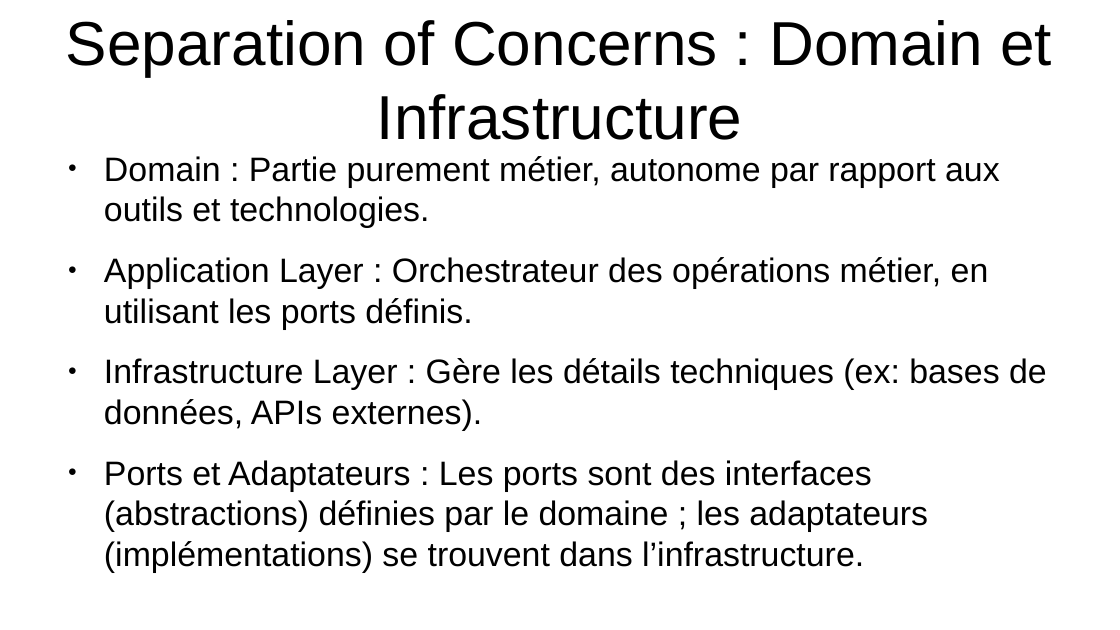
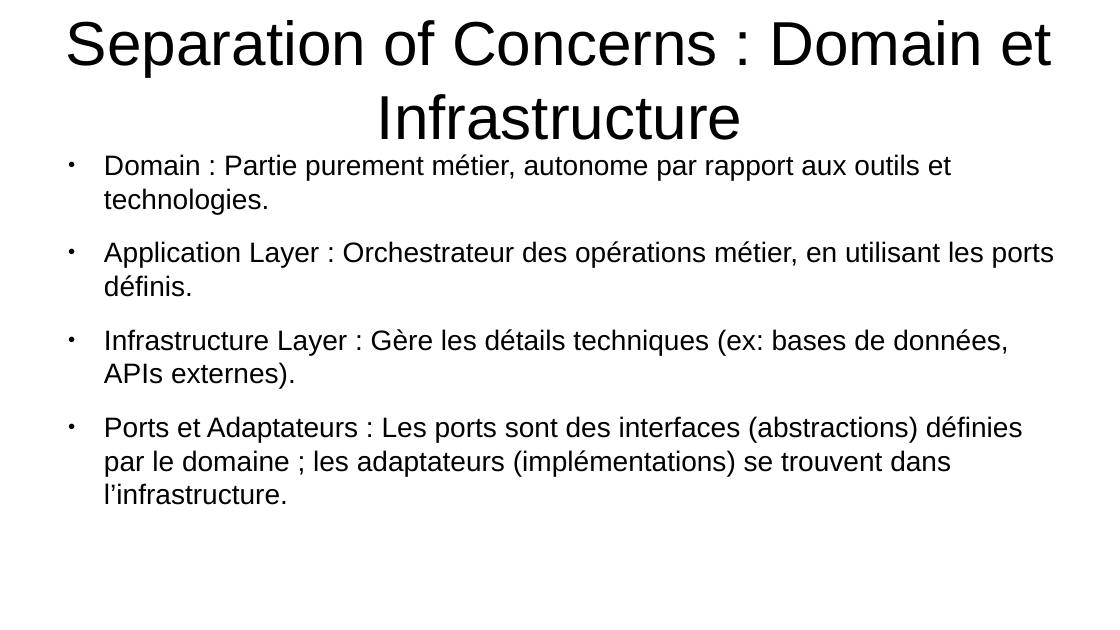
Before and after one commit to dcdh/kata-damien-huart-public, a slide deck: slide 9 of presentation.pptx (slide 7 before the commit). Drawn at 1120x630 pixels with LibreOffice and Linux fonts; fonts in the diff are those of the drawing. Boxes give left, top, right and bottom in pixels: in the first picture for what was removed or moved away, otherwise in the second. Text is boxed around its words. In the diff, an @@ line names an element or a change of style, - is before the commit and + after.

```diff
--- a/presentation.pptx
+++ b/presentation.pptx
@@ text "Domain : Partie purement métier, ..." at (104,154,1054,505): size 24 to 19.9 pt @@
```
Also in this commit, not shown: 5 other slides changed, 2 slides added.
